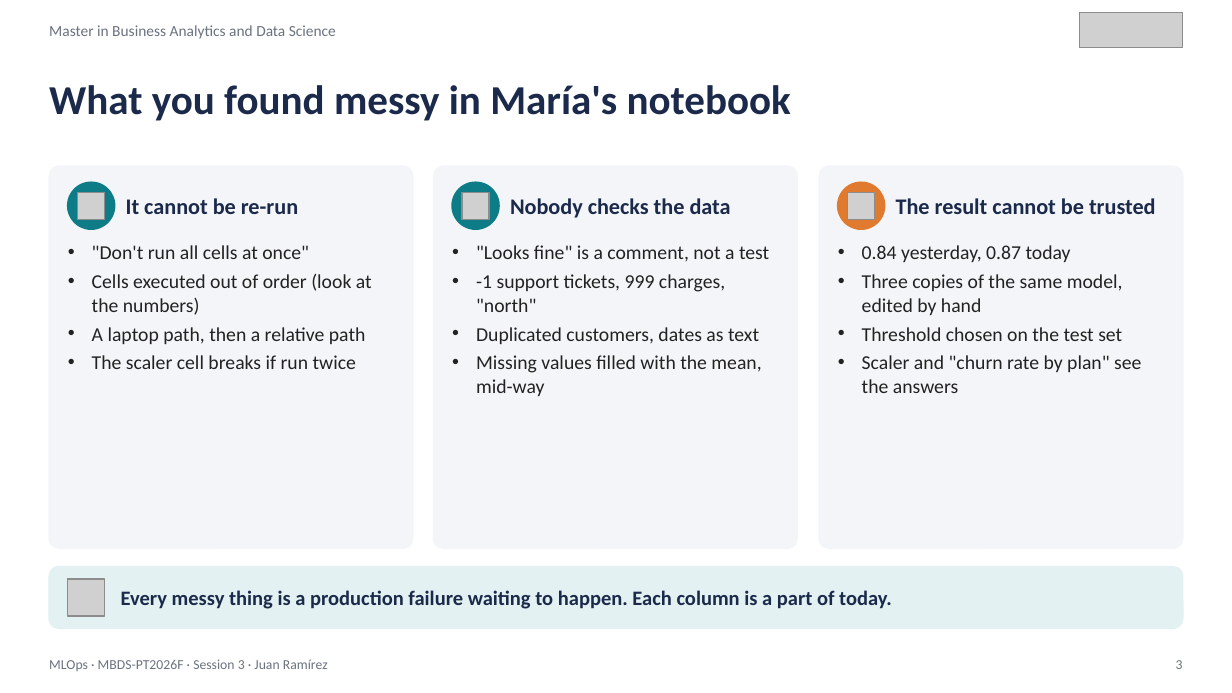
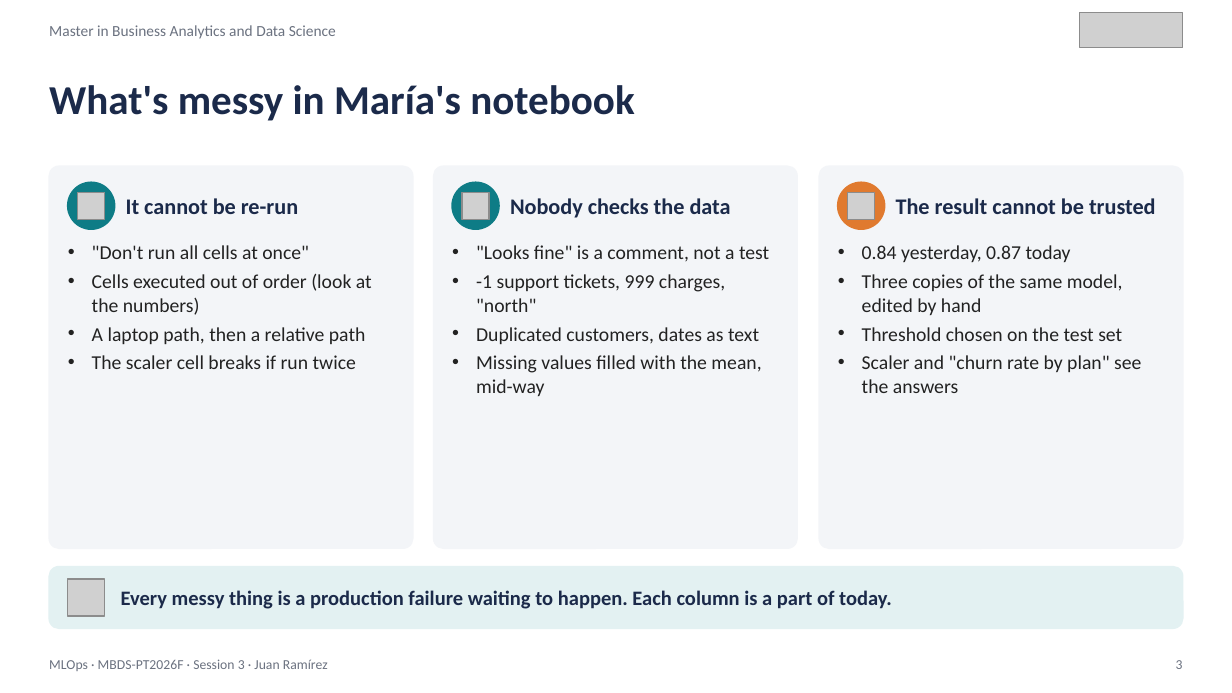
Before and after one commit to juanmaramirezgarcia/mlops-2026-27, a slide deck: slide 3 of 2026-27/S03/MLOps_S03_Pipelines_Environments_Security.pptx. Drawn at 1232x693 pixels with LibreOffice and Linux fonts; fonts in the diff are those of the drawing; grey boxes stand for pictures. Boxes give left, top, right and bottom in pixels: in the first picture for what was removed or moved away, otherwise in the second. Text is boxed around its words. In the diff, an @@ line names an element or a change of style, - is before the commit and + after.

```diff
--- a/2026-27/S03/MLOps_S03_Pipelines_Environments_Security.pptx
+++ b/2026-27/S03/MLOps_S03_Pipelines_Environments_Security.pptx
@@ text at (49, 85, 634, 121): text changed @@
-What you found messy in María's notebook
+What's messy in María's notebook
```
Also in this commit, not shown: 6 other slides changed, 8 other files.
